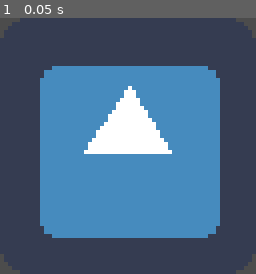
Above: before the commit, frame 1.
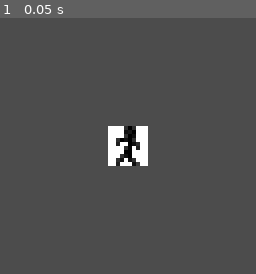
Above: after the commit, the same moment.

Repository: CertifiedIdiots/LowRez
Game: Godot game, scene res://Levels/Main.tscn
The game is run twice, just before and just after one commit, with the same random seed, the same clock (stepped at 60 frames per second) and the same inputs. The engine's default icon, where the game draws it, is replaced by a stand-in: a white triangle on a blue panel in a dark square.
Inputs:
- Up to frame 1 (0.05 s): no input

The runs differ from the first frame. In frame 1, 46% of the frame differs, in the area x 15-86%, y 18-86%.

Commit message:
CollisionAddedToPlayer
Added Collision Capsule Shape 2D to player.

Diff:
--- a/Levels/Main.tscn
+++ b/Levels/Main.tscn
@@ -1,8 +1,18 @@
-[gd_scene load_steps=2 format=2]
+[gd_scene load_steps=3 format=2]
 
 [ext_resource path="res://Objects/Player.tscn" type="PackedScene" id=1]
+[ext_resource path="res://Art/rose.png" type="Texture" id=2]
 
 [node name="Main" type="Node2D"]
+position = Vector2( 0, -1 )
+
+[node name="Rose" type="Sprite" parent="."]
+position = Vector2( 175, 27 )
+texture = ExtResource( 2 )
+
+[node name="Rose2" type="Sprite" parent="."]
+position = Vector2( 129, 64 )
+texture = ExtResource( 2 )
 
 [node name="Player" parent="." instance=ExtResource( 1 )]
-position = Vector2( 32, 32 )
+position = Vector2( 31, 33 )
--- a/Objects/Player.tscn
+++ b/Objects/Player.tscn
@@ -1,10 +1,11 @@
 [gd_scene load_steps=4 format=2]
 
-[ext_resource path="res://Icon.png" type="Texture" id=1]
+[ext_resource path="res://Art/man.png" type="Texture" id=1]
 [ext_resource path="res://Objects/Player.gd" type="Script" id=2]
 
-[sub_resource type="CircleShape2D" id=1]
-radius = 32.0624
+[sub_resource type="CapsuleShape2D" id=1]
+radius = 2.0
+height = 4.0
 
 [node name="Player" type="KinematicBody2D"]
 script = ExtResource( 2 )
@@ -13,6 +14,8 @@
 texture = ExtResource( 1 )
 
 [node name="CollisionShape2D" type="CollisionShape2D" parent="."]
+position = Vector2( 0, 3 )
+rotation = -1.5708
 shape = SubResource( 1 )
 
 [node name="Camera2D" type="Camera2D" parent="."]
Binary file added: Art/man.png
Not shown, added: Art/man.png.import
Binary file added: Art/rose.png
Not shown, added: Art/rose.png.import
